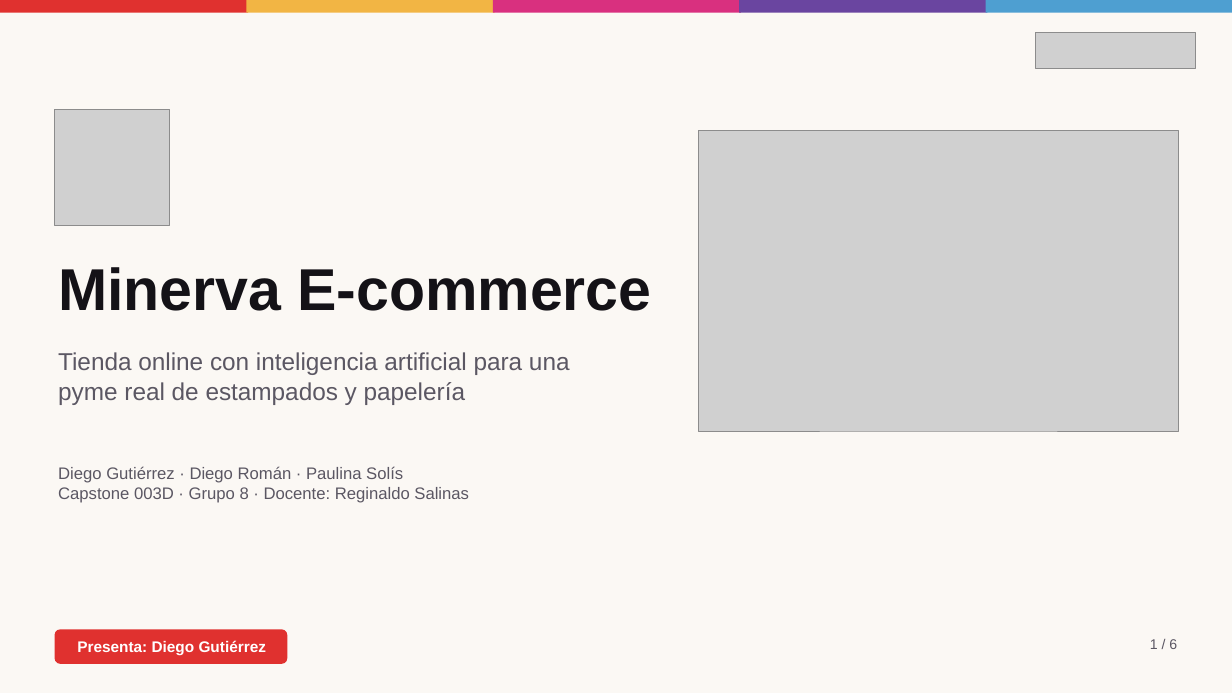
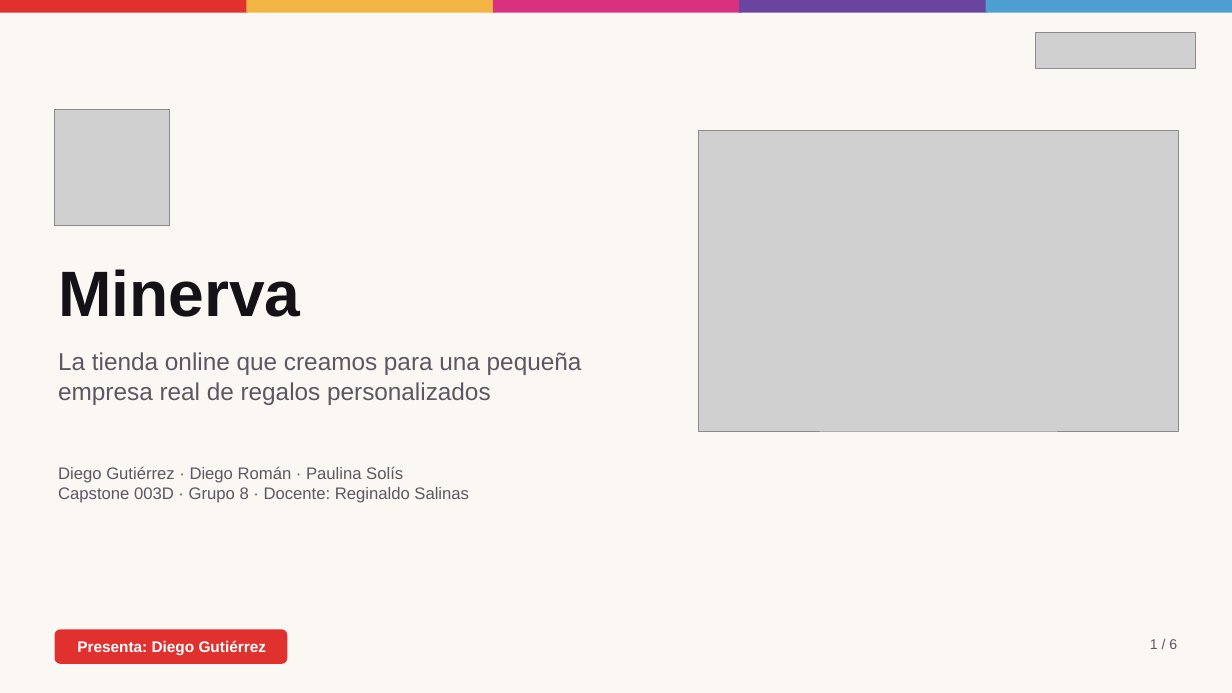
Before and after one commit to Gutixd/2026_2_MA_CAPSOTONE_003D_GRUPO_08, a slide deck: slide 1 of Fase 3/Evidencias Grupales/Presentacion Fase 3 - Minerva (2 min).pptx. Drawn at 1232x693 pixels with LibreOffice and Linux fonts; fonts in the diff are those of the drawing; grey boxes stand for pictures. Boxes give left, top, right and bottom in pixels: in the first picture for what was removed or moved away, otherwise in the second. Text is boxed around its words. In the diff, an @@ line names an element or a change of style, - is before the commit and + after.

```diff
--- a/Fase 3/Evidencias Grupales/Presentacion Fase 3 - Minerva (2 min).pptx
+++ b/Fase 3/Evidencias Grupales/Presentacion Fase 3 - Minerva (2 min).pptx
@@ text at (58,269,300,317): text changed; size 46 to 50 pt @@
-Minerva E-commerce
+Minerva
@@ text at (58,352,582,405): text changed @@
-Tienda online con inteligencia artificial para una pyme real de estampados y papelería
+La tienda online que creamos para una pequeña empresa real de regalos personalizados
```
Also in this commit, not shown: 5 slides added, 5 slides removed.
